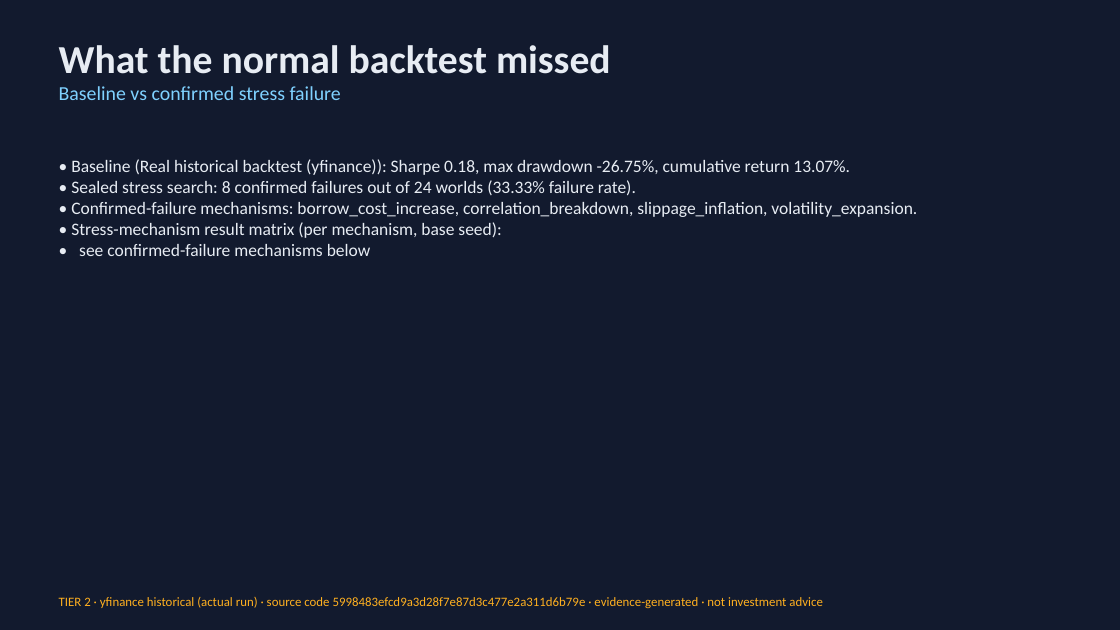
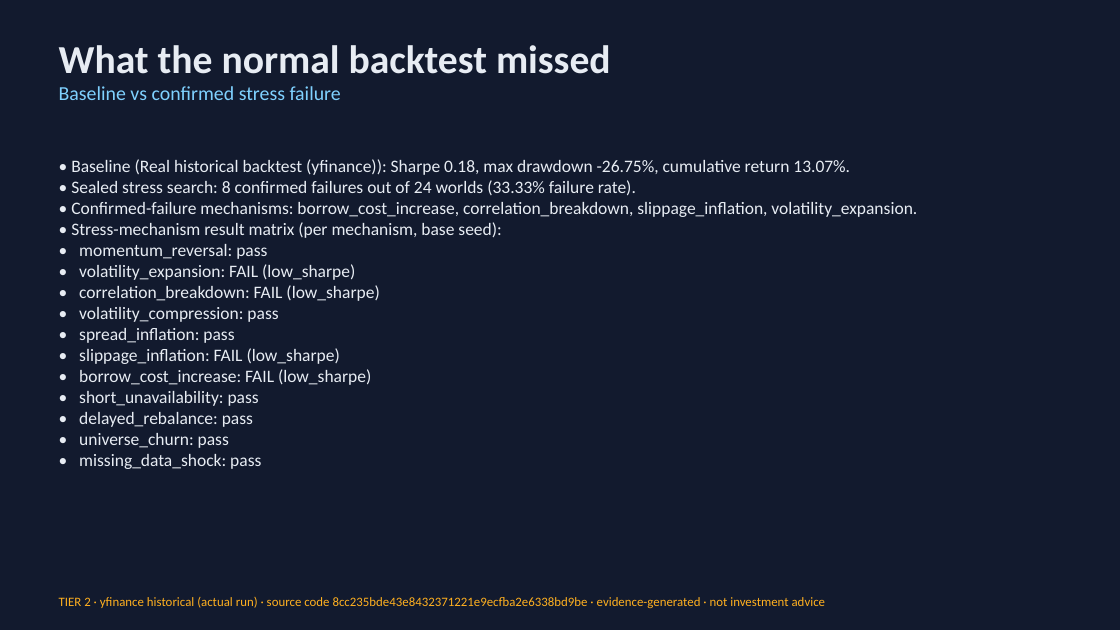
Before and after one commit to Scott-Switzer/market-fuzzer, a slide deck: slide 5 of app/static/pitch-deck/fenrix_deck.pptx. Drawn at 1120x630 pixels with LibreOffice and Linux fonts; fonts in the diff are those of the drawing. Boxes give left, top, right and bottom in pixels: in the first picture for what was removed or moved away, otherwise in the second. Text is boxed around its words. In the diff, an @@ line names an element or a change of style, - is before the commit and + after.

Commit message:
fix: green CI, strengthened audit, deck content + renderer fixes
CI (the red GitHub run):
- Fix Ruff F841 unused 'sub_assets' in delayed-rebalance minimization (the
  direct CI failure).
- .github/workflows/ci.yml: regenerate evidence+deck at HEAD (offline,
  deterministic) before make verify so the independent audit runs (not skips);
  add 'node --check app/static/submission.js' and 'make verify-submission'.

Audit (strengthened, not weakened):
- Source-code SHA must be a REAL commit in the repo AND an ancestor of HEAD
  (rejects fabricated '40 zeros'); manifest, deck_data, and rendered HTML must
  agree on the same source commit. (A tracked file cannot contain its own
  commit SHA, so it is HEAD's ancestor, not HEAD -- verified honestly.)

Deck content + renderer:
- evidence.py now emits real 'regime_matrix' rows + 'predicates' into deck_data.
- Slide 3 reliably renders the committed interface screenshot (copied from
  app/static/pitch-deck/assets into the evidence dir at build time) in HTML/PPTX/PDF.
- Slide 5 shows the real per-mechanism stress matrix (pass/FAIL + predicate).
- Slide 6 renamed 'Baseline vs minimized failure' (honest: demo has no adjacent pass).

PR body rewritten to state known limitations (SAA/TAA examples-only, stress uses
fixed synthetic universe, deck SHA is an ancestor of HEAD not HEAD).

```diff
--- a/app/static/pitch-deck/fenrix_deck.pptx
+++ b/app/static/pitch-deck/fenrix_deck.pptx
@@ text at (79,244,379,469): text changed @@
-• see confirmed-failure mechanisms below
+• momentum_reversal: pass
+• volatility_expansion: FAIL (low_sharpe)
+• correlation_breakdown: FAIL (low_sharpe)
+• volatility_compression: pass
+• spread_inflation: pass
+• slippage_inflation: FAIL (low_sharpe)
+• borrow_cost_increase: FAIL (low_sharpe)
+• short_unavailability: pass
+• delayed_rebalance: pass
+• universe_churn: pass
+• missing_data_shock: pass
@@ text at (59,597,826,608): text changed @@
-TIER 2 · yfinance historical (actual run) · source code 5998483efcd9a3d28f7e87d3c477e2a311d6b79e · evidence-generated · not investment advice
+TIER 2 · yfinance historical (actual run) · source code 8cc235bde43e8432371221e9ecfba2e6338bd9be · evidence-generated · not investment advice
```
Also in this commit, not shown: 4 other slides changed, 8 other files.
